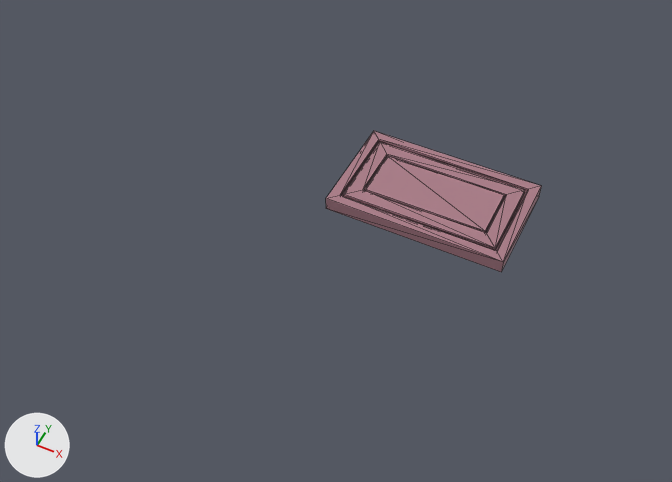
A saved change to the glTF model assignment 3 - spatial canvases/3d-obj/ground.glb.
Both versions are drawn from a 50 mm lens placed at (191.0, -406.0, 451.0), pointed at (0.0, -25.0, -25.0). The lights are fixed; the arrows at lower left show +X, +Y and +Z. Mesh edges are drawn as thin lines. Where no turn or scale is listed for an object, it has been applied to the vertices. Vertices at the same position are counted once.

Names of what the first picture shows: '3DGeom-1'.
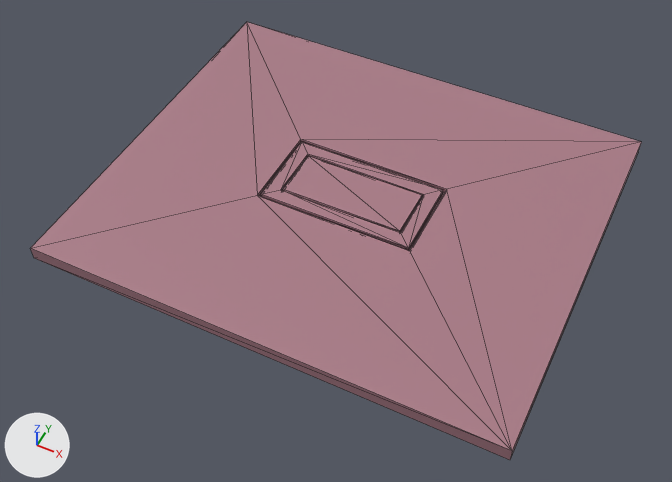
Where the change shows, as pixel boxes (x1, y1, x2, y2) in the pictures (672 x 482 px):
'3DGeom-1', reshaped, moved (183% wider, 209% taller)
    before: (326, 131, 541, 272)
    after: (31, 22, 641, 460)

Patch to the scene script:
```diff
--- a/assignment 3 - spatial canvases/3d-obj/ground.glb.py
+++ b/assignment 3 - spatial canvases/3d-obj/ground.glb.py
@@ me_mesh_0 @@
 me_mesh_0.from_pydata(...)  # 41 vertices, 78 faces; spans x 0.0..126.6, y 0.0..76.6, z 0.0..10.0
 # used by ob_3dgeom_1; location = (-13.3, -13.3, -10.0)
-me_mesh_0.vertices[9].co = (126.6, 76.6, 0.0)  # pixel (539, 196)
-me_mesh_0.vertices[10].co = (126.6, 0.0, 10.0)  # pixel (503, 262)
-me_mesh_0.vertices[11].co = (126.6, 0.0, 0.0)  # pixel (501, 272)
-me_mesh_0.vertices[12].co = (126.6, 76.6, 10.0)  # pixel (541, 185)
-me_mesh_0.vertices[17].co = (0.0, 0.0, 0.0)  # pixel (326, 208)
-me_mesh_0.vertices[18].co = (0.0, 0.0, 10.0)  # pixel (325, 198)
-me_mesh_0.vertices[22].co = (0.0, 76.6, 10.0)  # pixel (373, 130)
-me_mesh_0.vertices[23].co = (0.0, 76.6, 0.0)
+# me_mesh_0 part 1
+me_mesh_0.vertices[9].co = (226.6, 176.6, 0.0)  # pixel (638, 152)
+me_mesh_0.vertices[10].co = (226.6, -100.0, 10.0)  # pixel (512, 451)
+me_mesh_0.vertices[11].co = (226.6, -100.0, 0.0)  # pixel (509, 460)
+me_mesh_0.vertices[12].co = (226.6, 176.6, 10.0)  # pixel (641, 141)
+me_mesh_0.vertices[17].co = (-100.0, -100.0, 0.0)  # pixel (34, 258)
+me_mesh_0.vertices[18].co = (-100.0, -100.0, 10.0)  # pixel (30, 248)
+me_mesh_0.vertices[22].co = (-100.0, 176.6, 10.0)  # pixel (246, 21)
+me_mesh_0.vertices[23].co = (-100.0, 176.6, 0.0)
 me_mesh_0.materials.append(mat_teddy_brim)
@@ ob_3dgeom_1 @@
 ob_3dgeom_1 = bpy.data.objects.new('3DGeom-1', me_mesh_0)
-ob_3dgeom_1.location = (-13.3, -13.3, -10.0)
+ob_3dgeom_1.location = (-63.3, -38.3, -10.0)
```
